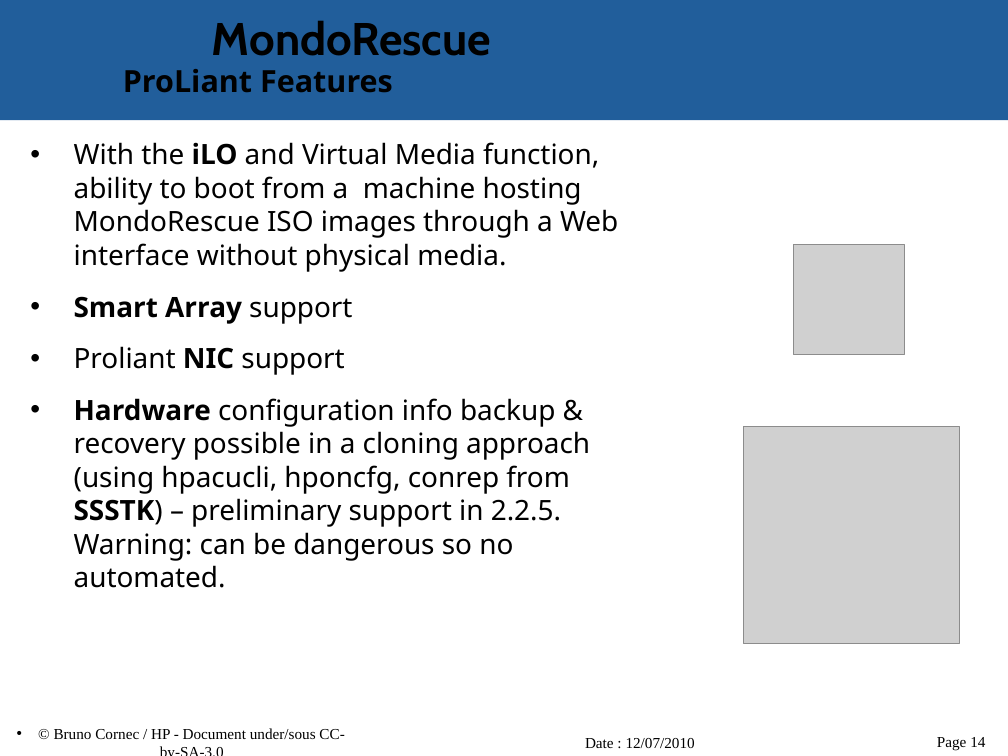
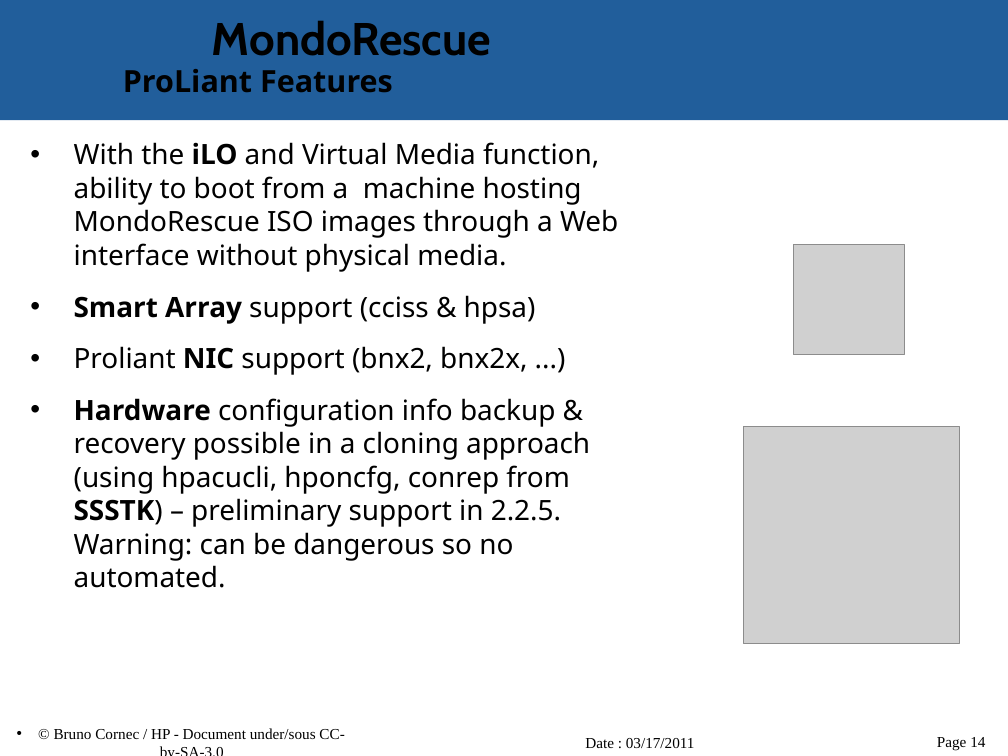
Before and after one commit to vir/mondo-rescue, a slide deck: slide 14 of mondo-doc/mondo-presentation.odp. Drawn at 1008x756 pixels with LibreOffice and Linux fonts; fonts in the diff are those of the drawing; grey boxes stand for pictures; background and template pictures are left out. Boxes give left, top, right and bottom in pixels: in the first picture for what was removed or moved away, otherwise in the second. Text is boxed around its words. In the diff, an @@ line names an element or a change of style, - is before the commit and + after.

```diff
--- a/mondo-doc/mondo-presentation.odp
+++ b/mondo-doc/mondo-presentation.odp
@@ text at (74, 295, 536, 375): text changed @@
-• Smart Array support
-• Proliant NIC support
+• Smart Array support (cciss & hpsa)
+• Proliant NIC support (bnx2, bnx2x, ...)
@@ text at (585, 738, 695, 748): text changed @@
-Date : 12/07/2010
+Date : 03/17/2011
```
Also in this commit, not shown: 24 other slides changed, 1 slide added.
